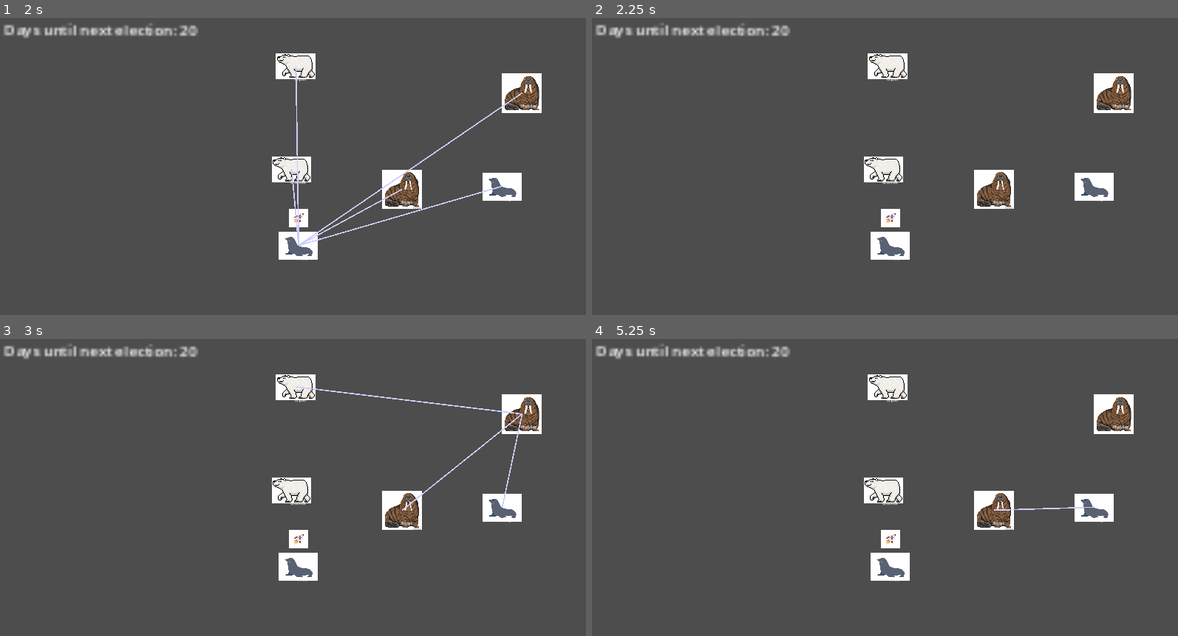
Above: before the commit, frames 1-4 (two rows, left to right).
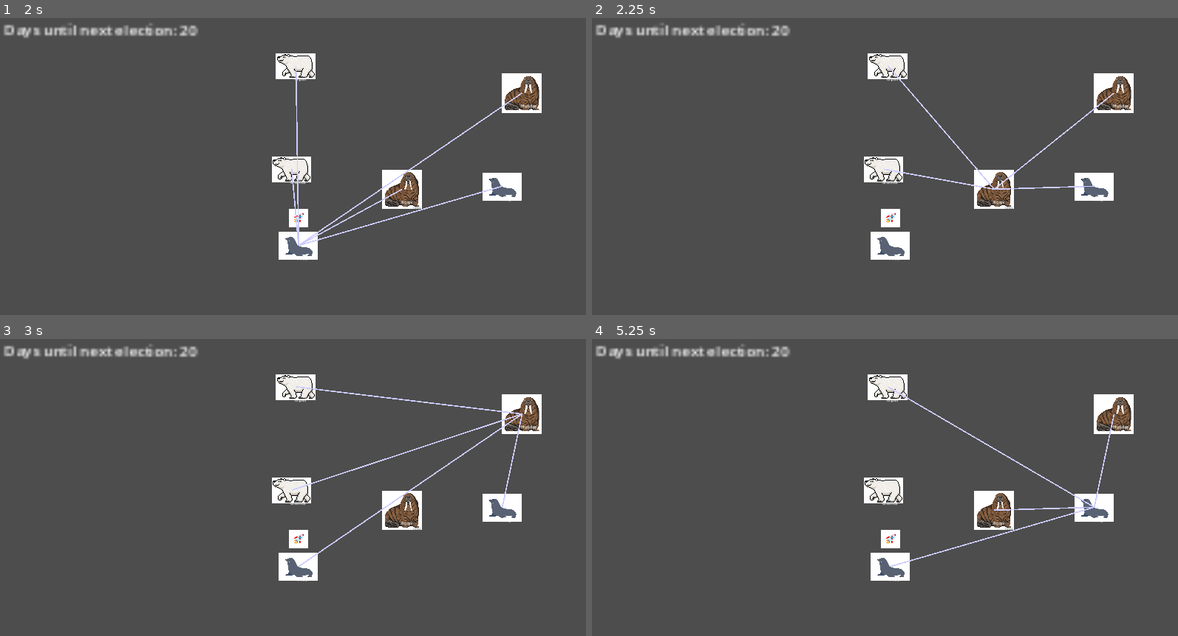
Above: after the commit, the same moments.

Repository: TheWorldisWatchingGameJam/TheWorldisWatching
Game: Godot game, scene res://Scenes/main.tscn
Two runs of this game, one before a commit and one after it. Both use one fixed random seed, a clock stepped at 60 frames per second and the inputs below. The engine's default icon, where the game draws it, is replaced by a stand-in: a white triangle on a blue panel in a dark square.
Inputs (mouse positions are in pixels of both pictures, inside the frame that each line leads up to):
- Up to frame 1 (2 s): tap Enter at 0.5 s; move the mouse to (169, 208) at 0.52 s; click (169, 208) at 0.67 s; tap Space at 1.25 s; move the mouse to (293, 243) at 1.27 s; click (293, 243) at 1.42 s
- Up to frame 2 (2.25 s): tap Enter at 2 s; move the mouse to (990, 187) at 2.02 s; click (990, 187) at 2.17 s
- Up to frame 3 (3 s): tap Space at 2.75 s; move the mouse to (521, 413) at 2.77 s; click (521, 413) at 2.92 s
- Up to frame 4 (5.25 s): tap Enter at 3.5 s; move the mouse to (885, 386) at 3.52 s; click (885, 386) at 3.67 s; tap Space at 4.25 s; move the mouse to (879, 490) at 4.27 s; click (879, 490) at 4.42 s; move the mouse to (1090, 505) at 5.02 s; click (1090, 505) at 5.17 s

Frame 1 is identical in both runs. In frame 2, 0.4% of the frame differs, in the area x 49-90%, y 16-58%; in frame 3, 0.5%, in the area x 49-89%, y 25-77%; in frame 4, 0.4%.

Commit message:
Hover Bug Fixed

Diff:
--- a/TWIW/Scenes/planet_node.tscn
+++ b/TWIW/Scenes/planet_node.tscn
@@ -27,6 +27,7 @@
 shape = SubResource("RectangleShape2D_k17nh")
 
 [node name="RocketSprite" type="Sprite2D" parent="."]
+position = Vector2(-2, 137)
 scale = Vector2(0.1, 0.1)
 
 [connection signal="mouse_entered" from="." to="." method="_on_mouse_entered"]
--- a/TWIW/Scripts/galaxy_manager.gd
+++ b/TWIW/Scripts/galaxy_manager.gd
@@ -114,13 +114,14 @@
 			galaxy_graph[id2].append({"to": id1, "days": days})
 
 # Draw connections visually
+# Draw connections visually
 func draw_connections():
 	if connections_node:
 		connections_node.queue_free()
 
 	connections_node = Node2D.new()
 	connections_node.name = "Connections"
-	connections_node.visible = true  # the Node2D itself can stay visible
+	connections_node.visible = true  # Lines exist, hidden individually via planet_lines
 	get_tree().get_root().add_child(connections_node)
 
 	planet_lines.clear()
@@ -129,22 +130,32 @@
 		var from_id = planet.id
 		var from_pos = planet_positions[from_id]
 
-		planet_lines[from_id] = []
+		if from_id not in planet_lines:
+			planet_lines[from_id] = []
 
 		for conn in galaxy_graph[from_id]:
 			var to_id = conn.to
 			var to_pos = planet_positions[to_id]
 
-			if from_id < to_id:  # draw each line only once
+			# Only draw once
+			if from_id < to_id:
 				var line = Line2D.new()
 				line.width = 4
 				line.default_color = Color(0.8, 0.8, 1.0)
-				# convert global positions to local positions relative to connections_node
+
+				# Convert world positions to connections_node local space
 				line.add_point(connections_node.to_local(from_pos))
 				line.add_point(connections_node.to_local(to_pos))
-				line.visible = false  # hide initially
+
+				line.visible = false  # Hide initially
 				connections_node.add_child(line)
+
+				# Store under both planets for hover
 				planet_lines[from_id].append(line)
+				if to_id not in planet_lines:
+					planet_lines[to_id] = []
+				planet_lines[to_id].append(line)
+
 
 
 
